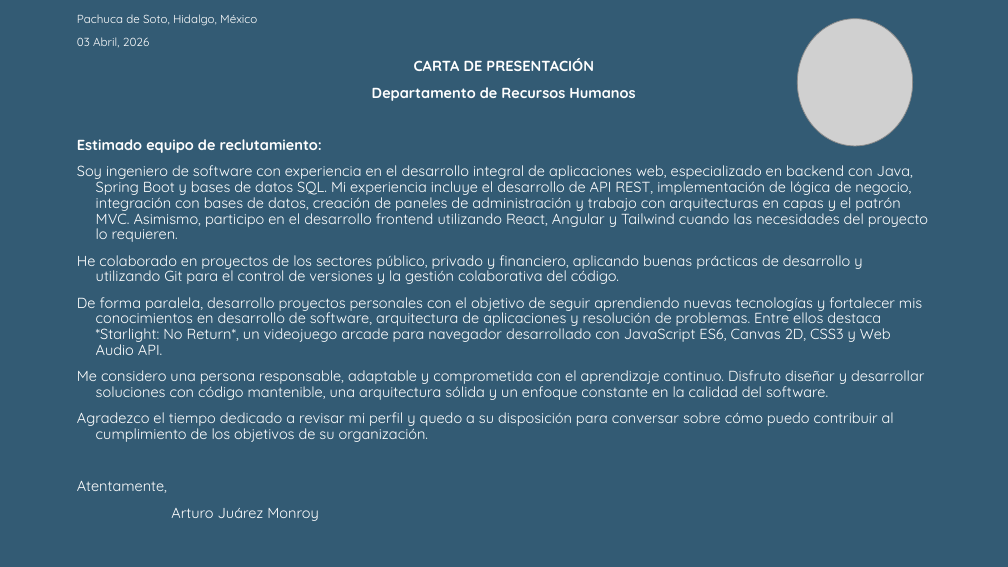
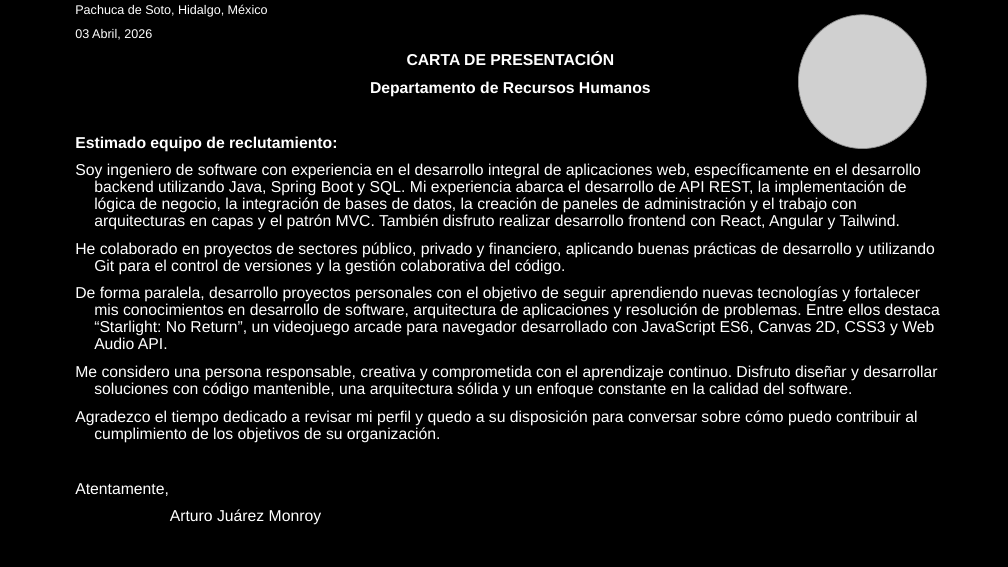
Before and after one commit to ArturoJM0A1/arturojmdev, a slide deck: slide 1 of public/Carta de Presentación.pptx. Drawn at 1008x567 pixels with LibreOffice and Linux fonts; fonts in the diff are those of the drawing; grey boxes stand for pictures; background and template pictures are left out. Boxes give left, top, right and bottom in pixels: in the first picture for what was removed or moved away, otherwise in the second. Text is boxed around its words. In the diff, an @@ line names an element or a change of style, - is before the commit and + after.

Commit message:
cart present

```diff
--- a/public/Carta de Presentación.pptx
+++ b/public/Carta de Presentación.pptx
@@ background #335B74 to picture (left out) @@
@@ text "Pachuca de Soto, Hidalgo, México": place and size @@
-text "Pachuca de Soto, Hidalgo, México" at (77,14,928,521)
+text "Pachuca de Soto, Hidalgo, México" at (75,4,940,525)
@@ text at (75,4,917,525): size 11.1 to 12 pt in "Pachuca de Soto, Hidalgo, México", "03 Abril, 2026"; font Quicksand to Arial in "Pachuca de Soto, Hidalgo, México", "03 Abril, 2026", "CARTA DE PRESENTACIÓN", "Departamento de Recursos Humanos" and 4 more places; size 13.9 to 15 pt in "CARTA DE PRESENTACIÓN", "Departamento de Recursos Humanos", "Estimado equipo de reclutamiento:", "Agradezco el tiempo dedicado a revisar mi ..." and 2 more places @@
@@ picture: place and size @@
-picture at (798,19,913,146)
+picture at (799,15,926,149)
@@ text at (75,163,940,398): text changed; size 13.9 to 15 pt; font Quicksand to Arial @@
-Soy ingeniero de software con experiencia en el desarrollo integral de aplicaciones web, especializado en backend con Java, Spring Boot y bases de datos SQL. Mi experiencia incluye el desarrollo de API REST, implementación de lógica de negocio, integración con bases de datos, creación de paneles de administración y trabajo con arquitecturas en capas y el patrón MVC. Asimismo, participo en el desarrollo frontend utilizando React, Angular y Tailwind cuando las necesidades del proyecto lo requieren.
-He colaborado en proyectos de los sectores público, privado y financiero, aplicando buenas prácticas de desarrollo y utilizando Git para el control de versiones y la gestión colaborativa del código.
-De forma paralela, desarrollo proyectos personales con el objetivo de seguir aprendiendo nuevas tecnologías y fortalecer mis conocimientos en desarrollo de software, arquitectura de aplicaciones y resolución de problemas. Entre ellos destaca *Starlight: No Return*, un videojuego arcade para navegador desarrollado con JavaScript ES6, Canvas 2D, CSS3 y Web Audio API.
-Me considero una persona responsable, adaptable y comprometida con el aprendizaje continuo. Disfruto diseñar y desarrollar soluciones con código mantenible, una arquitectura sólida y un enfoque constante en la calidad del software.
+Soy ingeniero de software con experiencia en el desarrollo integral de aplicaciones web, específicamente en el desarrollo backend utilizando Java, Spring Boot y SQL. Mi experiencia abarca el desarrollo de API REST, la implementación de lógica de negocio, la integración de bases de datos, la creación de paneles de administración y el trabajo con arquitecturas en capas y el patrón MVC. También disfruto realizar desarrollo frontend con React, Angular y Tailwind.
+He colaborado en proyectos de sectores público, privado y financiero, aplicando buenas prácticas de desarrollo y utilizando Git para el control de versiones y la gestión colaborativa del código.
+De forma paralela, desarrollo proyectos personales con el objetivo de seguir aprendiendo nuevas tecnologías y fortalecer mis conocimientos en desarrollo de software, arquitectura de aplicaciones y resolución de problemas. Entre ellos destaca “Starlight: No Return”, un videojuego arcade para navegador desarrollado con JavaScript ES6, Canvas 2D, CSS3 y Web Audio API.
+Me considero una persona responsable, creativa y comprometida con el aprendizaje continuo. Disfruto diseñar y desarrollar soluciones con código mantenible, una arquitectura sólida y un enfoque constante en la calidad del software.
```
Also in this commit, not shown: 3 other files.
